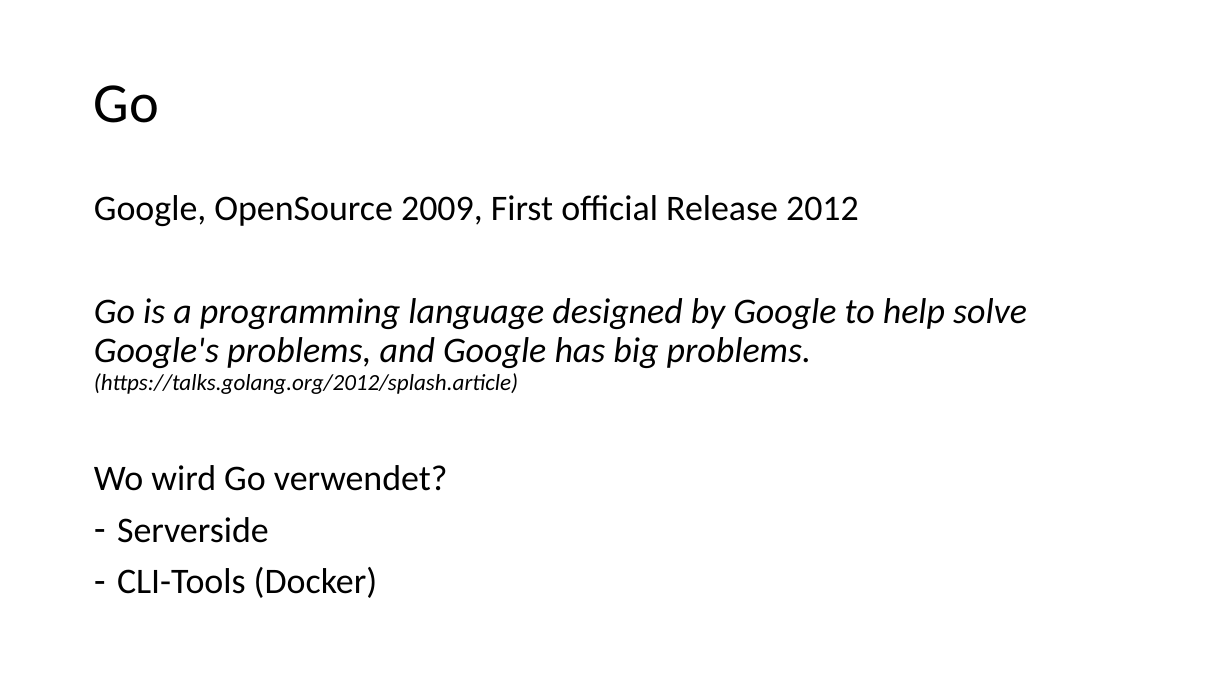
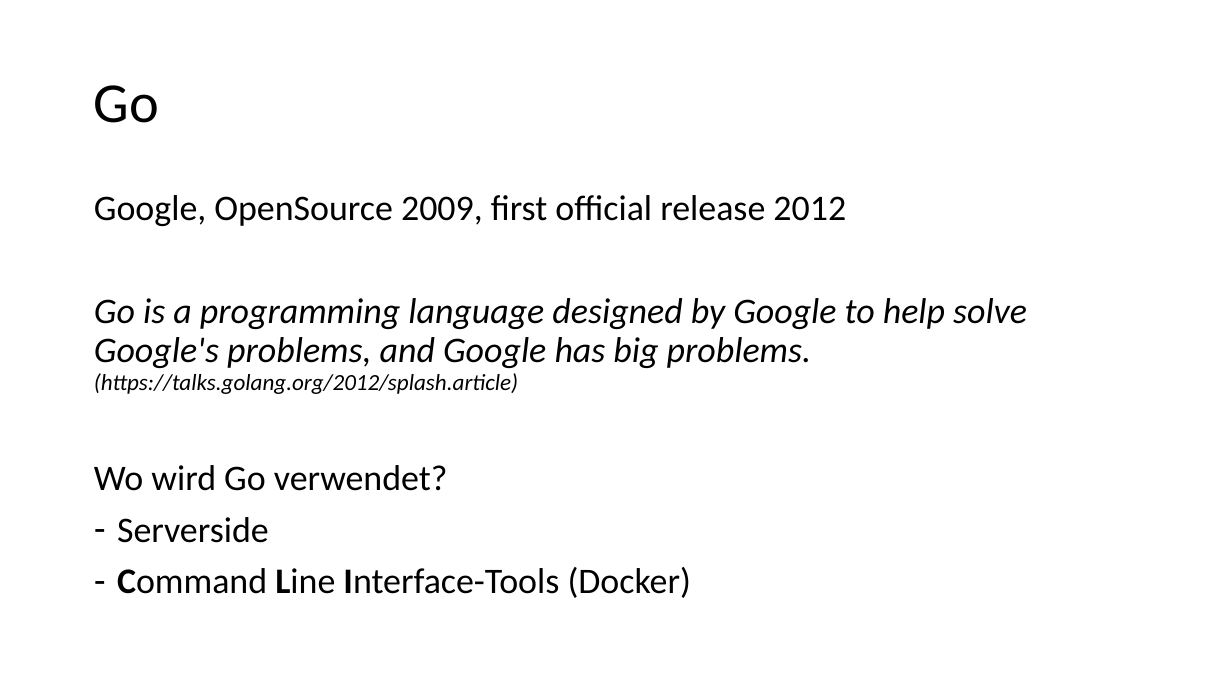
Before and after one commit to alexsuter/golang-experience, a slide deck: slide 3 of presi/presi.pptx. Drawn at 1232x693 pixels with LibreOffice and Linux fonts; fonts in the diff are those of the drawing. Boxes give left, top, right and bottom in pixels: in the first picture for what was removed or moved away, otherwise in the second. Text is boxed around its words. In the diff, an @@ line names an element or a change of style, - is before the commit and + after.

```diff
--- a/presi/presi.pptx
+++ b/presi/presi.pptx
@@ text at (94,195,846,226): text changed @@
-Google, OpenSource 2009, First official Release 2012
+Google, OpenSource 2009, first official release 2012
@@ text at (117,567,691,598): text changed @@
-– CLI-Tools (Docker)
+– Command Line Interface-Tools (Docker)
```
Also in this commit, not shown: 5 other slides changed, 7 slides added.
